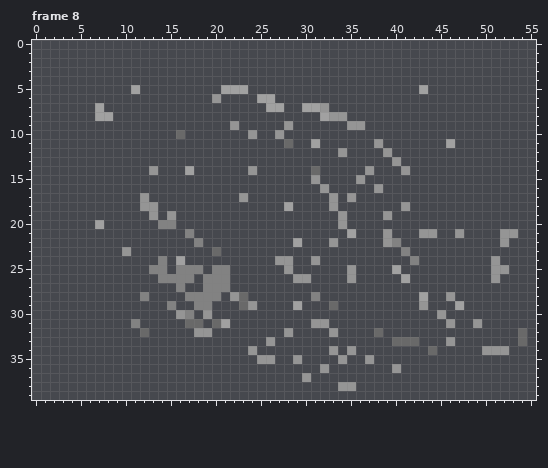
Two versions of one pixel-art file, Drillbird_sprites/Characters/Enemies/Ghost/workfile_ghost_fadeaway.aseprite. The picture above is the old version.
56x40 pixels, 8 frames. Colours within 5 levels of each other are drawn and written as one. Shown: frame 8. The commit also changed other frames, which this record leaves out.
The same view after the edit:
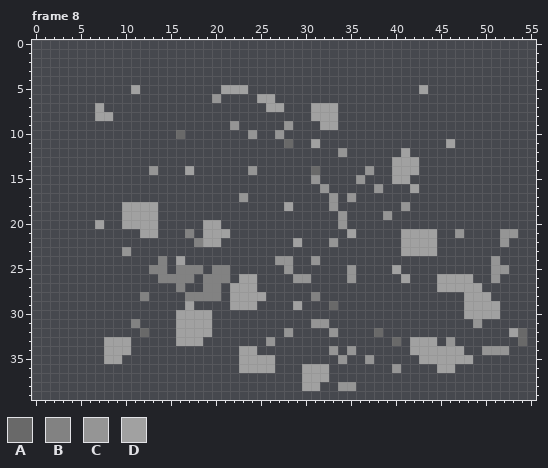
Palette (. is transparent): A #696969  B #828282  C #959595  D #a1a1a1
The commit says: ghostn fadeaway anim tweakzzzz
From old to new:
Changed rows in their new state; - is an unchanged pixel.
Frame 8, layer "extra mwiggle":
first column x 8:
 7 ----------------------.-DD--------------------
 8 -----------------------D-D.-------------------
 9 ------------------------DD-..-----------------
11 ------------------------------.---------------
12 -------------------------------.-D------------
13 --------------------------------DDD-----------
14 --------------------------------DDD-----------
15 --------------------------------DD------------
16 ----------------------------------D-----------
17 ----.-----------------------------------------
18 --DDDD----------------------------------------
19 --DDDD-.--------------------------------------
20 --DDDD..---DD---------------------------------
21 ----DD-----DDD-----------------.-DDDD---------
22 -----------DD------------------..DDDD---------
23 ------------.--------------------DDDD---------
24 ----------------------------------.-----------
26 ---------------DD--------------------DDDD-----
27 -------------.DDD--------------------DDDDD----
28 --------------DDDD-----------------.--.-DDD---
29 -------.-D..--DDD------------------.---.DDDD--
30 --------DDDD-------------------------.--DDDD--
31 --------DDDD..------------------------.-------
32 --------DDDD---------------------------------D
33 DDD-----DDD----------------------.DDD---------
34 DDD------------DD-----------------DDDDDD------
35 DD-------------DDDD--.-------------DDDDDD-----
36 ---------------DDDD---DDD------------DD-------
37 ----------------------DDD---------------------
38 ----------------------DD----------------------
